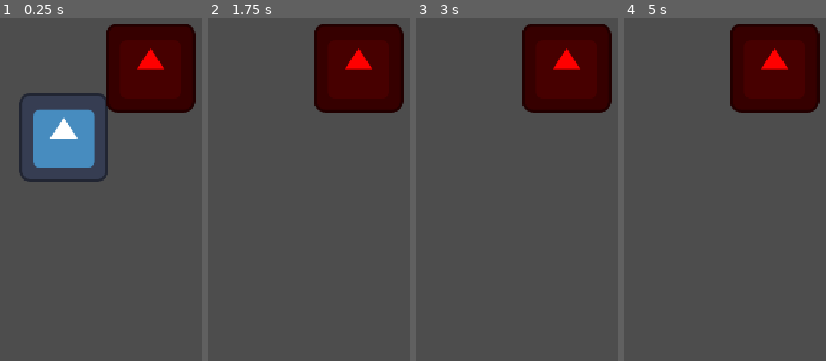
Above: before the commit, frames 1-4 (left to right).
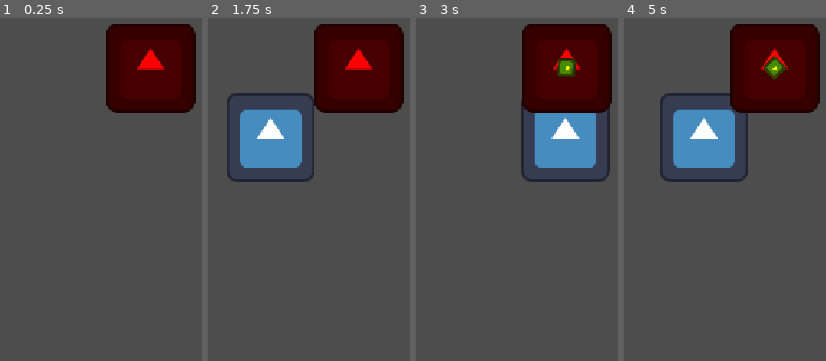
Above: after the commit, the same moments.

Repository: gabdalmazo/godot2dgame
Game: Godot game, scene res://test_level.tscn
The game is run twice, just before and just after one commit, with the same random seed, the same clock (stepped at 60 frames per second) and the same inputs. The engine's default icon, where the game draws it, is replaced by a stand-in: a white triangle on a blue panel in a dark square.
Inputs:
- Up to frame 1 (0.25 s): no input
- Up to frame 2 (1.75 s): tap Enter (ui_accept) at 0.5, 0.77, 1.52 s
- Up to frame 3 (3 s): no input
- Up to frame 4 (5 s): tap Enter (ui_accept) at 3.02, 3.77, 4.52 s

The runs differ from the first frame. In frame 1, 6.7% of the frame differs, in the area x 9-54%, y 21-48%; in frame 2, 6.5%; in frame 3, 6.4%; in frame 4, 7.0%, in the area x 17-81%, y 11-48%.

Commit message:
feat: add enemy scene and test level scene for tower defense gameplay

Diff:
--- /dev/null
+++ b/novo-projeto-de-jogo/enemy.tscn
@@ -0,0 +1,18 @@
+[gd_scene load_steps=4 format=3 uid="uid://c6y7a2b3c4d5e"]
+
+[ext_resource type="Script" path="res://enemy.gd" id="1_script"]
+[ext_resource type="Texture2D" uid="uid://c75jrp57x4wfs" path="res://icon.svg" id="2_icon"]
+
+[sub_resource type="CircleShape2D" id="CircleShape2D_enemy"]
+radius = 40.0
+
+[node name="Enemy" type="PathFollow2D"]
+script = ExtResource("1_script")
+
+[node name="Sprite2D" type="Sprite2D" parent="."]
+texture = ExtResource("2_icon")
+
+[node name="EnemyBody" type="CharacterBody2D" parent="." groups=["enemy"]]
+
+[node name="CollisionShape2D" type="CollisionShape2D" parent="EnemyBody"]
+shape = SubResource("CircleShape2D_enemy")
--- a/novo-projeto-de-jogo/test_level.tscn
+++ b/novo-projeto-de-jogo/test_level.tscn
@@ -1,9 +1,10 @@
 [gd_scene load_steps=7 format=3 uid="uid://cy8b7l02f741g"]
 
-[ext_resource type="Script" path="res://enemy.gd" id="1_enemy"]
 [ext_resource type="Texture2D" uid="uid://c75jrp57x4wfs" path="res://icon.svg" id="2_icon"]
 [ext_resource type="Script" path="res://tower.gd" id="3_tower"]
 [ext_resource type="PackedScene" uid="uid://b8y1j2k3l4m5n" path="res://projectile.tscn" id="4_proj"]
+[ext_resource type="Script" path="res://wave_manager.gd" id="5_wave"]
+[ext_resource type="PackedScene" uid="uid://c6y7a2b3c4d5e" path="res://enemy.tscn" id="6_enemy"]
 
 [sub_resource type="Curve2D" id="Curve2D_path"]
 _data = {
@@ -11,25 +12,10 @@
 }
 point_count = 4
 
-[sub_resource type="CircleShape2D" id="CircleShape2D_enemy"]
-radius = 40.0
-
 [node name="TestLevel" type="Node2D"]
 
 [node name="Path2D" type="Path2D" parent="."]
 curve = SubResource("Curve2D_path")
-
-[node name="Enemy" type="PathFollow2D" parent="Path2D"]
-position = Vector2(100, 300)
-script = ExtResource("1_enemy")
-
-[node name="Sprite2D" type="Sprite2D" parent="Path2D/Enemy"]
-texture = ExtResource("2_icon")
-
-[node name="EnemyBody" type="CharacterBody2D" parent="Path2D/Enemy" groups=["enemy"]]
-
-[node name="CollisionShape2D" type="CollisionShape2D" parent="Path2D/Enemy/EnemyBody"]
-shape = SubResource("CircleShape2D_enemy")
 
 [node name="Tower" type="Area2D" parent="."]
 position = Vector2(250, 200)
@@ -39,3 +25,8 @@
 [node name="Sprite2D" type="Sprite2D" parent="Tower"]
 modulate = Color(1, 0, 0, 1)
 texture = ExtResource("2_icon")
+
+[node name="WaveManager" type="Node" parent="." node_paths=PackedStringArray("spawn_point")]
+script = ExtResource("5_wave")
+enemy_scene = ExtResource("6_enemy")
+spawn_point = NodePath("../Path2D")
